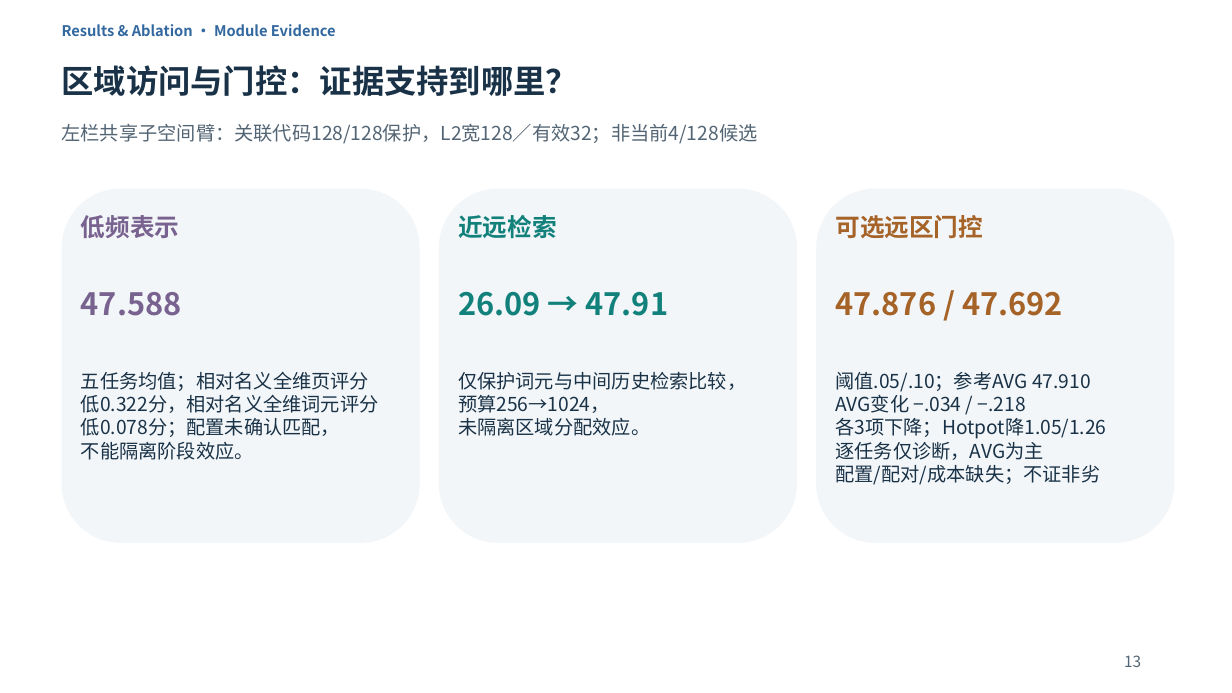
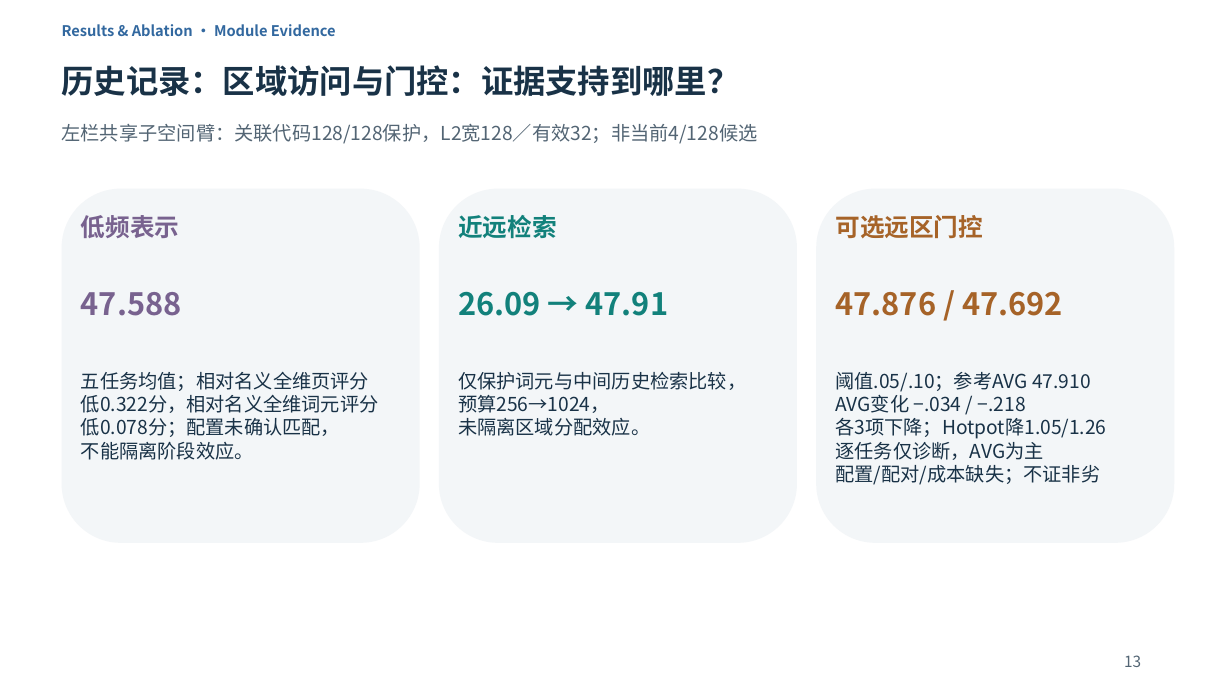
Before and after one commit to Chosen-David/two-level-attention, a slide deck: slide 13 of agent_doc/advice/dac_manuscript/presentation/TwoLevel_UserEdited_20261014.pptx. Drawn at 1232x693 pixels with LibreOffice and Linux fonts; fonts in the diff are those of the drawing. Boxes give left, top, right and bottom in pixels: in the first picture for what was removed or moved away, otherwise in the second. Text is boxed around its words. In the diff, an @@ line names an element or a change of style, - is before the commit and + after.

```diff
--- a/agent_doc/advice/dac_manuscript/presentation/TwoLevel_UserEdited_20261014.pptx
+++ b/agent_doc/advice/dac_manuscript/presentation/TwoLevel_UserEdited_20261014.pptx
@@ text at box(62, 65, 740, 96): text changed @@
-区域访问与门控：证据支持到哪里？
+历史记录：区域访问与门控：证据支持到哪里？
```
Also in this commit, not shown: 12 other slides changed, 59 other files.
